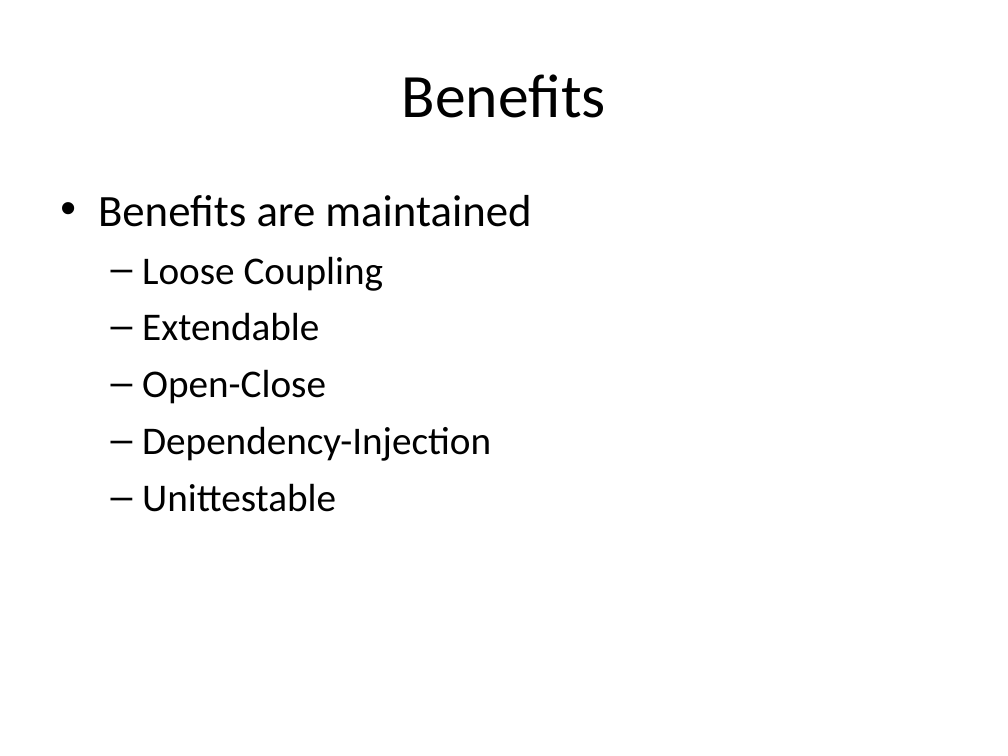
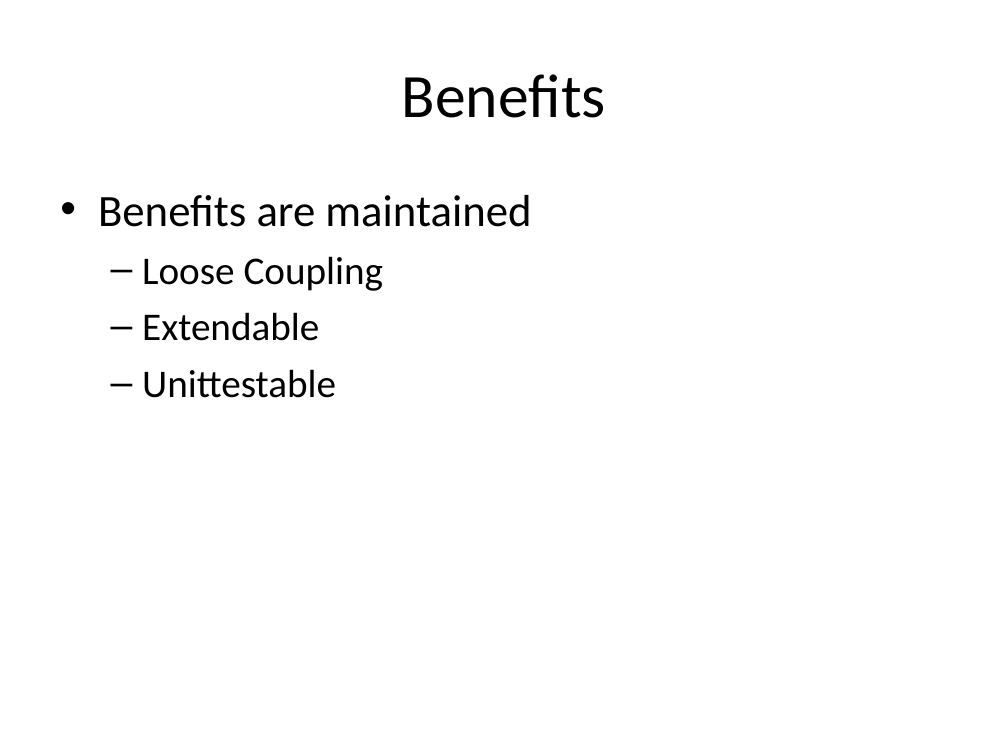
Before and after one commit to kamyu104/GofPatterns, a slide deck: slide 39 of Effective patterns.ppt (slide 36 before the commit). Drawn at 1008x756 pixels with LibreOffice and Linux fonts; fonts in the diff are those of the drawing. Boxes give left, top, right and bottom in pixels: in the first picture for what was removed or moved away, otherwise in the second. Text is boxed around its words. In the diff, an @@ line names an element or a change of style, - is before the commit and + after.

```diff
--- a/Effective patterns.ppt
+++ b/Effective patterns.ppt
@@ text at [142, 369, 491, 461]: paragraphs removed @@
-  – Open-Close
-  – Dependency-Injection
```
Also in this commit, not shown: 6 other slides changed, 4 slides added, 3 slides removed, 1 other file.
